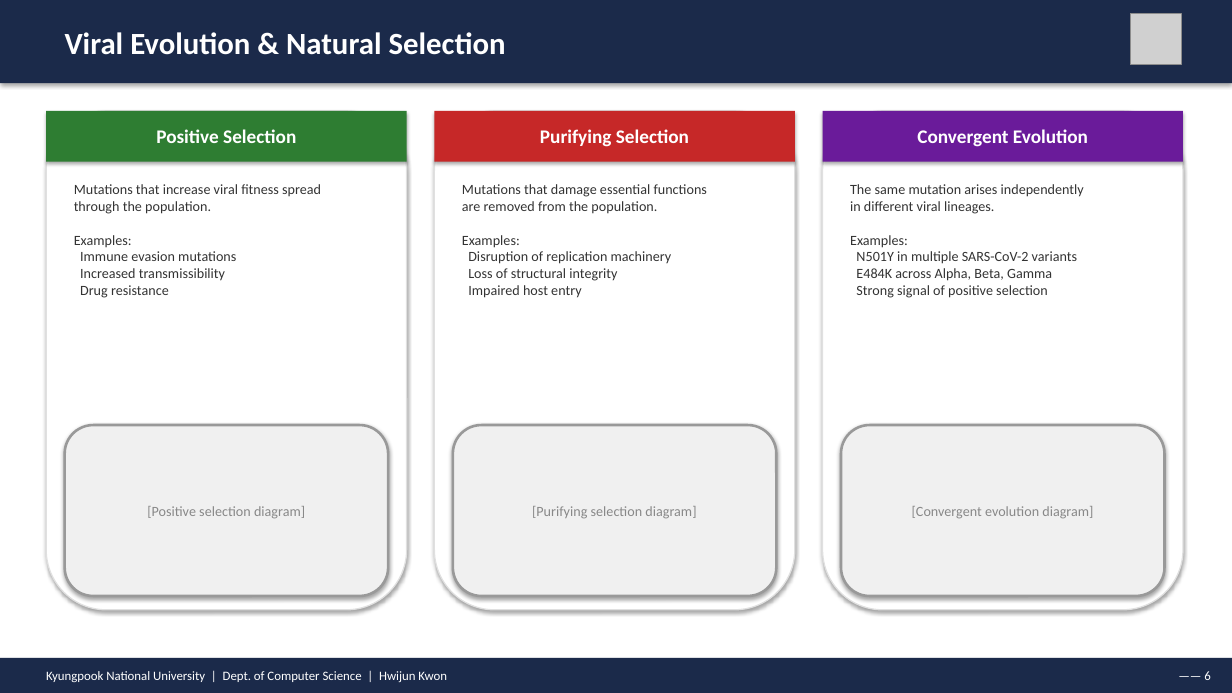
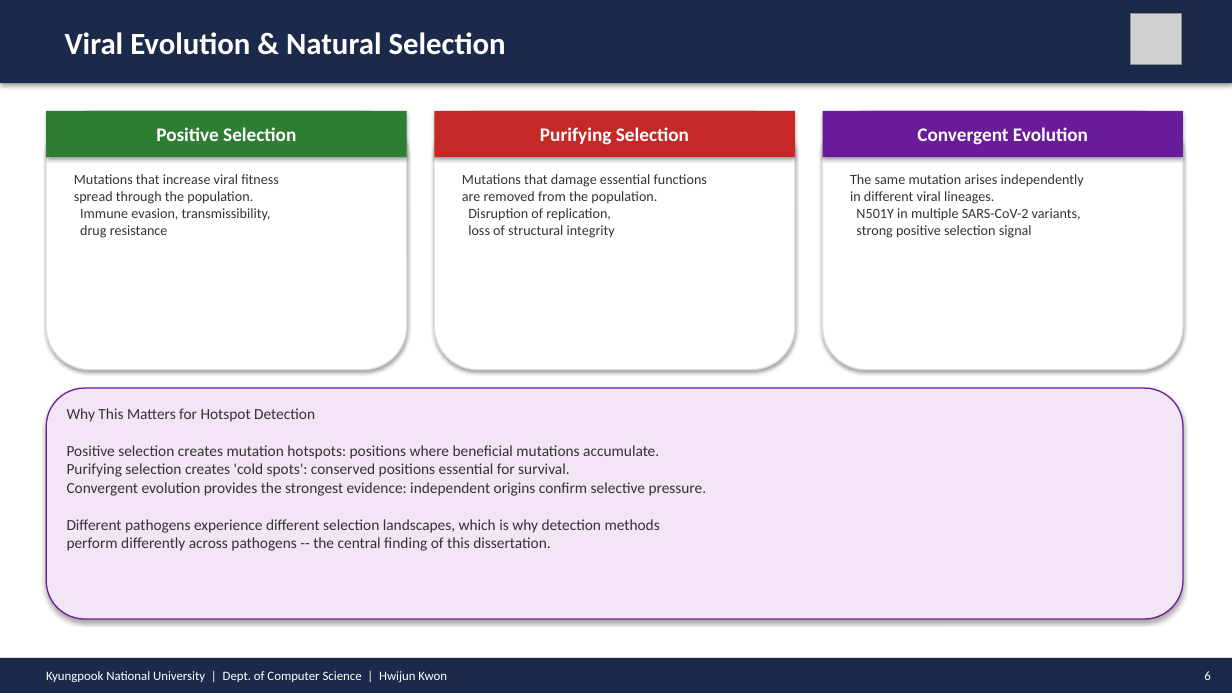
Before and after one commit to hwijunkwon/mutbench, a slide deck: slide 6 of paper/ppt/MutBench_Defense_v4.pptx. Drawn at 1232x693 pixels with LibreOffice and Linux fonts; fonts in the diff are those of the drawing; grey boxes stand for pictures. Boxes give left, top, right and bottom in pixels: in the first picture for what was removed or moved away, otherwise in the second. Text is boxed around its words. In the diff, an @@ line names an element or a change of style, - is before the commit and + after.

```diff
--- a/paper/ppt/MutBench_Defense_v4.pptx
+++ b/paper/ppt/MutBench_Defense_v4.pptx
@@ rectangle: place and size @@
-rectangle at (46, 111, 407, 162)
+rectangle at (46, 111, 407, 157)
@@ rounded rectangle: place and size @@
-rounded rectangle at (46, 111, 407, 610)
+rounded rectangle at (46, 111, 407, 370)
@@ rectangle: place and size @@
-rectangle at (434, 111, 795, 162)
+rectangle at (434, 111, 795, 157)
@@ rounded rectangle: place and size @@
-rounded rectangle at (434, 111, 795, 610)
+rounded rectangle at (434, 111, 795, 370)
@@ rectangle: place and size @@
-rectangle at (823, 111, 1183, 162)
+rectangle at (823, 111, 1183, 157)
@@ rounded rectangle: place and size @@
-rounded rectangle at (823, 111, 1183, 610)
+rounded rectangle at (823, 111, 1183, 370)
@@ text at (74, 174, 279, 238): text changed @@
-Mutations that increase viral fitness spread
-through the population.
-Examples:
-Immune evasion mutations
-Increased transmissibility
-Drug resistance
+Mutations that increase viral fitness
+spread through the population.
+Immune evasion, transmissibility,
+drug resistance
@@ text "Mutations that damage essential functions": place and size @@
-text "Mutations that damage essential functions" at (462, 184, 707, 298)
+text "Mutations that damage essential functions" at (462, 174, 707, 238)
@@ text "The same mutation arises independently": place and size @@
-text "The same mutation arises independently" at (850, 184, 1084, 298)
+text "The same mutation arises independently" at (850, 174, 1084, 238)
@@ text at (468, 208, 615, 238): text changed @@
-Examples:
-Disruption of replication machinery
-Loss of structural integrity
-Impaired host entry
+Disruption of replication,
+loss of structural integrity
@@ text at (856, 208, 1081, 238): text changed @@
-Examples:
-N501Y in multiple SARS-CoV-2 variants
-E484K across Alpha, Beta, Gamma
-Strong signal of positive selection
+N501Y in multiple SARS-CoV-2 variants,
+strong positive selection signal
@@ rounded rectangle added at (46, 388, 1183, 619), fill #F3E5F5, outline #6A1B9A 1 pt, 12 pt, text #333333 @@
+Why This Matters for Hotspot Detection
+Positive selection creates mutation hotspots: positions where beneficial mutations accumulate.
+Purifying selection creates 'cold spots': conserved positions essential for survival.
+Convergent evolution provides the strongest evidence: independent origins confirm selective pressure.
+Different pathogens experience different selection landscapes, which is why detection methods
+perform differently across pathogens -- the central finding of this dissertation.
@@ rounded rectangle removed at (65, 425, 388, 596) @@
-[Positive selection diagram]
@@ rounded rectangle removed at (453, 425, 776, 596) @@
-[Purifying selection diagram]
@@ rounded rectangle removed at (841, 425, 1165, 596) @@
-[Convergent evolution diagram]
```
Also in this commit, not shown: 28 other slides changed, 6 slides added, 3 slides removed, 1 other file.
